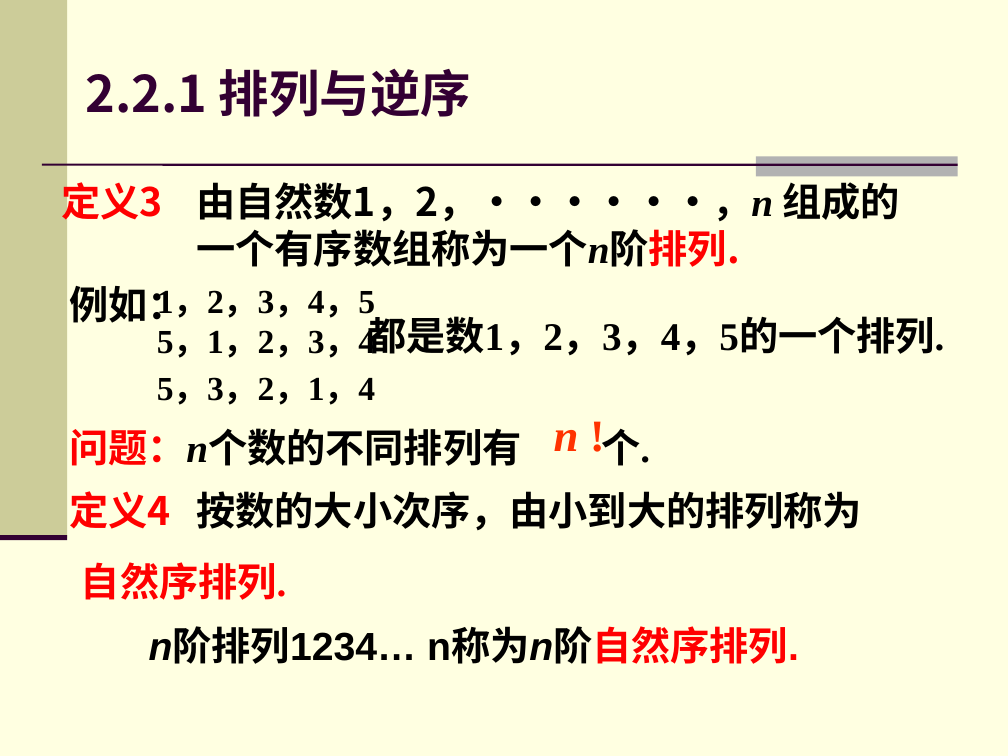
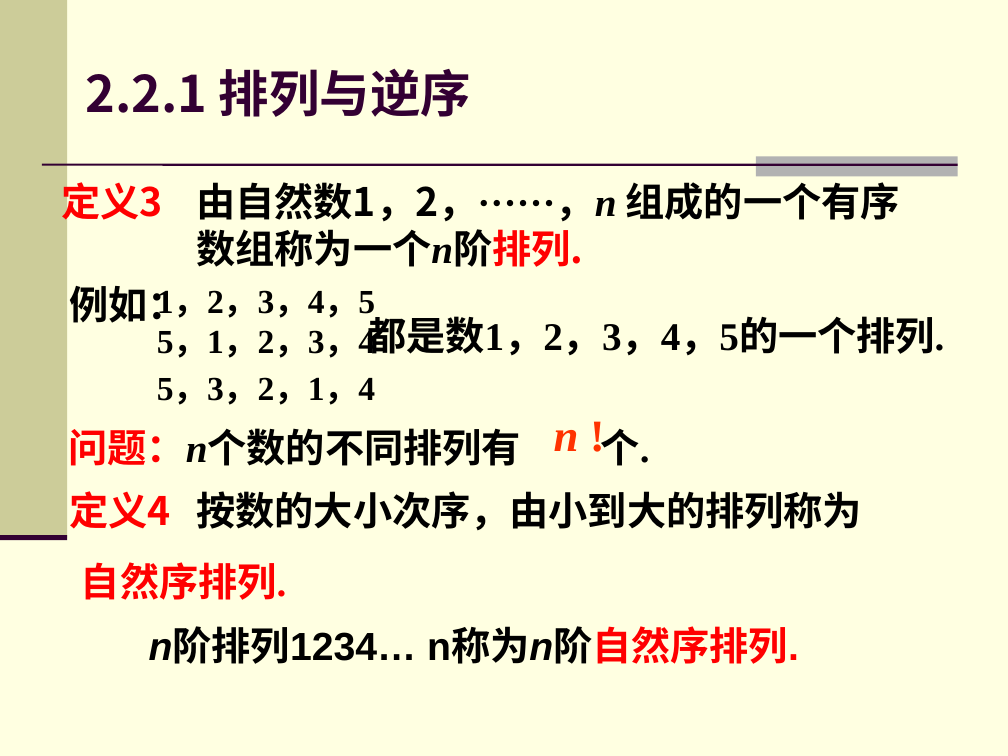
Before and after one commit to zhangbiaomath/zhangbiaomath.github.io, a slide deck: slide 28 of teaching/gaodai/课件/第2章-行列式.ppt. Drawn at 1008x756 pixels with LibreOffice and Linux fonts; fonts in the diff are those of the drawing. Boxes give left, top, right and bottom in pixels: in the first picture for what was removed or moved away, otherwise in the second. Text is boxed around its words. In the diff, an @@ line names an element or a change of style, - is before the commit and + after.

```diff
--- a/teaching/gaodai/课件/第2章-行列式.ppt
+++ b/teaching/gaodai/课件/第2章-行列式.ppt
@@ text "由自然数1，2，······，n 组成的一个有序数组称为一个n阶排列." at (x1=196, y1=182, x2=900, y2=267): font Noto Sans CJK SC to Times New Roman in "由自然数1，2，······，n" @@
```
Also in this commit, not shown: 35 other slides changed, 3 other files.
